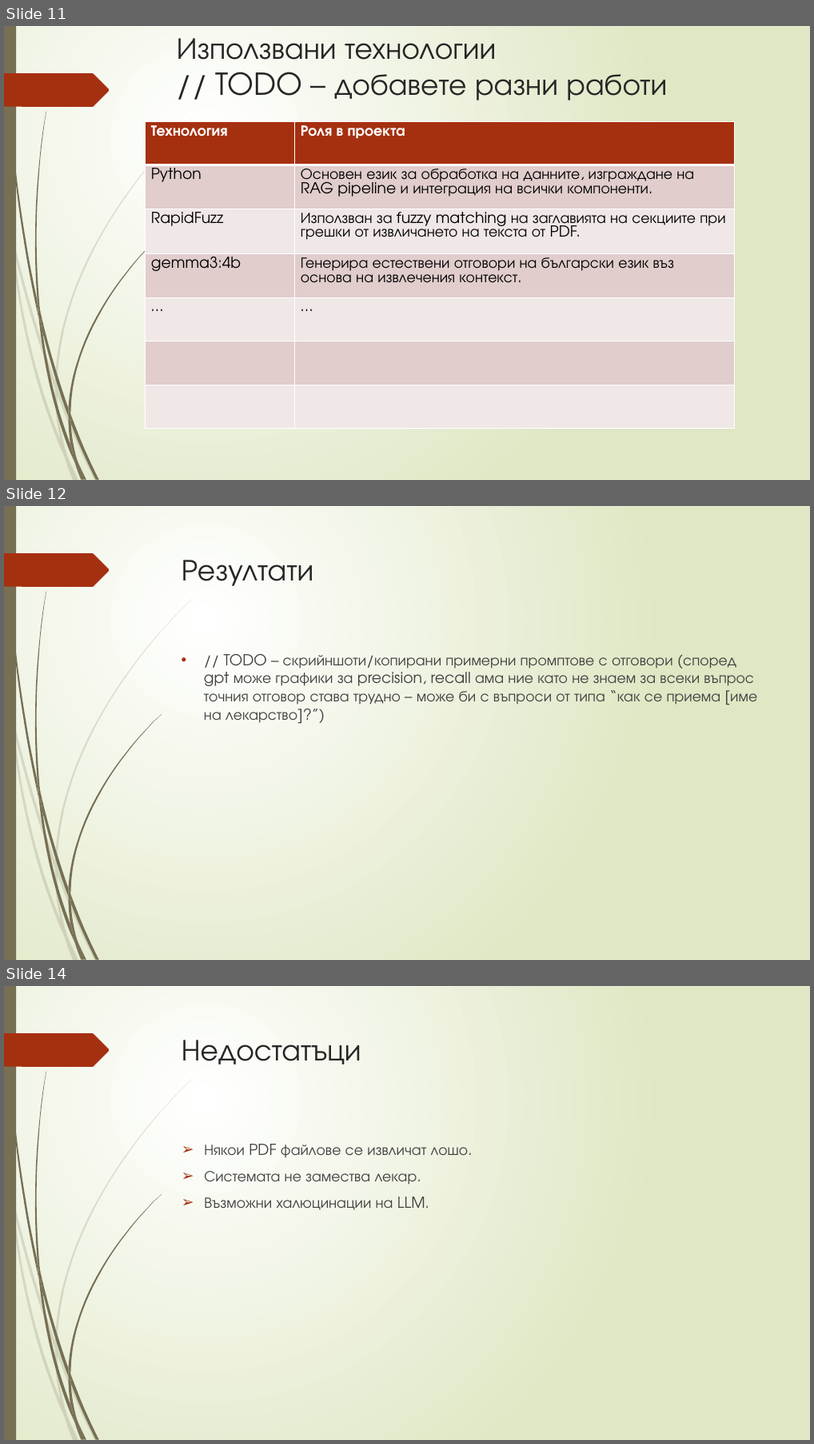
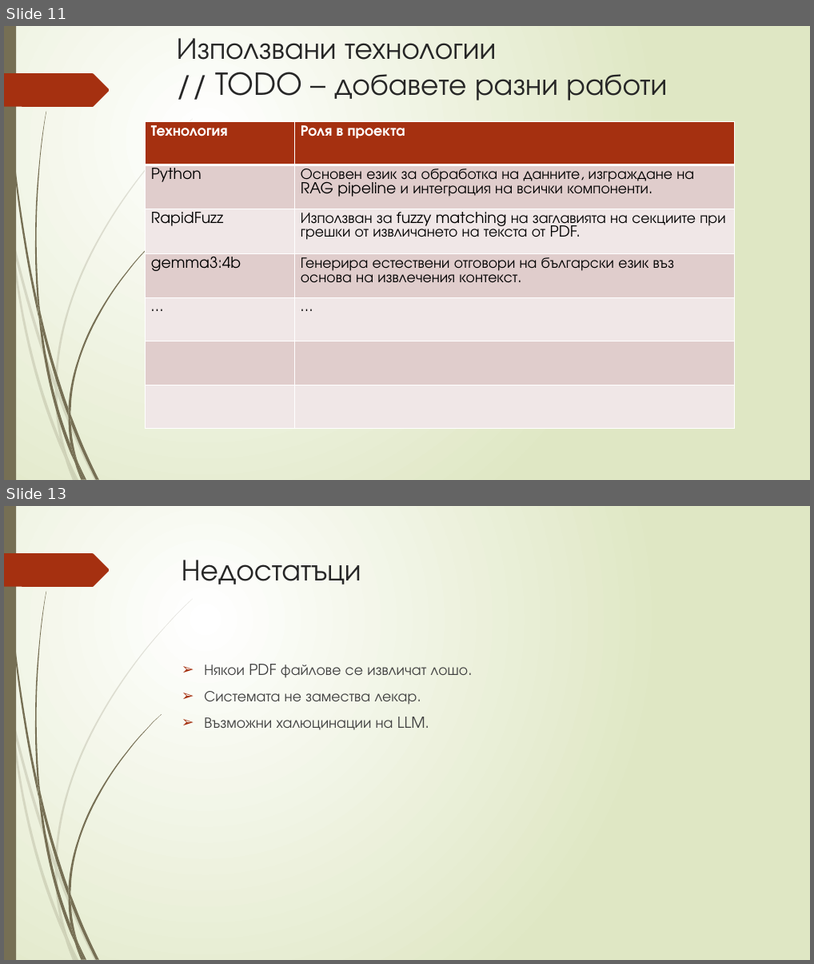
Before and after one commit to Samuil12/project_RAG, a slide deck: rag_presentation.pptx. Shown one above the other, each under a label of ours: slides 11, 12 and 14 before the commit, slides 11 and 13 after it; the slides between them are not shown. The pictures are 814x1444 and 814x964 pixels, drawn with LibreOffice and Linux fonts; fonts in the diff are those of the drawing. Boxes give left, top, right and bottom in pixels: in the first picture for what was removed or moved away, otherwise in the second. Text is boxed around its words. In the diff, an @@ line names an element or a change of style, - is before the commit and + after.

```diff
--- a/rag_presentation.pptx
+++ b/rag_presentation.pptx
@@ slide 12 removed at [4, 506, 810, 960], background gradient #FFFFFF to #DFE8C4; not listed: 24 template elements that a slide beside it also shows @@
@@ title removed at [182, 560, 314, 586] @@
-Резултати
@@ text removed at [204, 654, 758, 723] @@
-• // TODO – скрийншоти/копирани примерни промптове с отговори (според gpt може графики за precision, recall ама ние като не знаем за всеки въпрос точния отговор става трудно – може би с въпроси от типа “как се приема [име на лекарство]?”)
@@ what was slide 14 is now slide 13 @@
```
Also in this commit, not shown: 1 slide added, 1 other slide removed.
